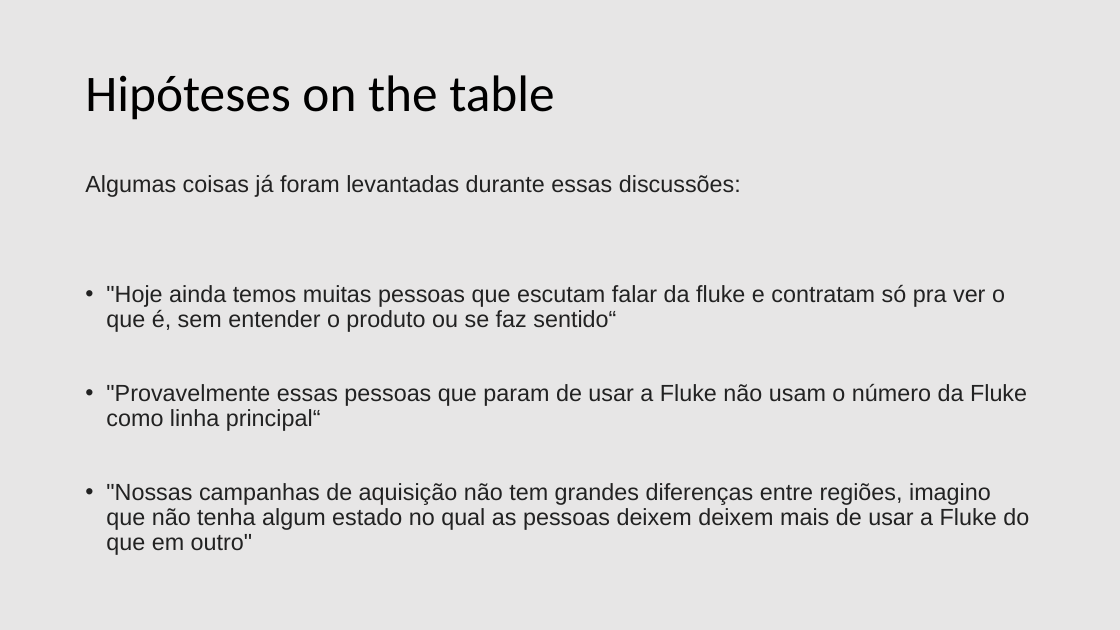
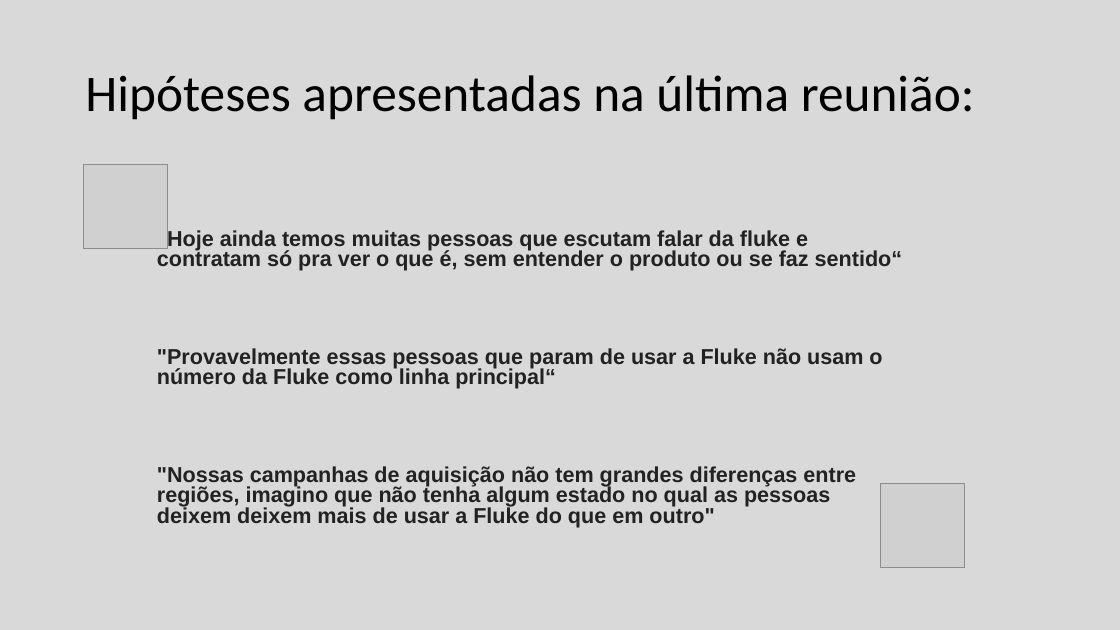
Before and after one commit to filipeaguiarrod/Fluke-Case, a slide deck: slide 5 of Churn_Case.pptx. Drawn at 1120x630 pixels with LibreOffice and Linux fonts; fonts in the diff are those of the drawing; grey boxes stand for pictures. Boxes give left, top, right and bottom in pixels: in the first picture for what was removed or moved away, otherwise in the second. Text is boxed around its words. In the diff, an @@ line names an element or a change of style, - is before the commit and + after.

```diff
--- a/Churn_Case.pptx
+++ b/Churn_Case.pptx
@@ background #E7E6E6 to #D9D9D9 @@
@@ title at <box>85,75,975,120</box>: text changed @@
-Hipóteses on the table
+Hipóteses apresentadas na última reunião:
@@ picture added at <box>84,165,168,249</box> @@
@@ text at <box>85,175,741,197</box>: paragraph removed @@
-Algumas coisas já foram levantadas durante essas discussões:
@@ text ""Hoje ainda temos muitas pessoas ...": place and size @@
-text ""Hoje ainda temos muitas pessoas ..." at <box>85,175,1029,555</box>
+text ""Hoje ainda temos muitas pessoas ..." at <box>157,229,902,528</box>
@@ text ""Hoje ainda temos muitas pessoas ..." at <box>157,229,902,528</box>: size 20 to 18.5 pt, bold on; bullet • to none; line spacing 0.9 to 0.8 @@
@@ picture added at <box>881,483,965,567</box> @@
```
Also in this commit, not shown: 8 other slides changed, 5 other files.
